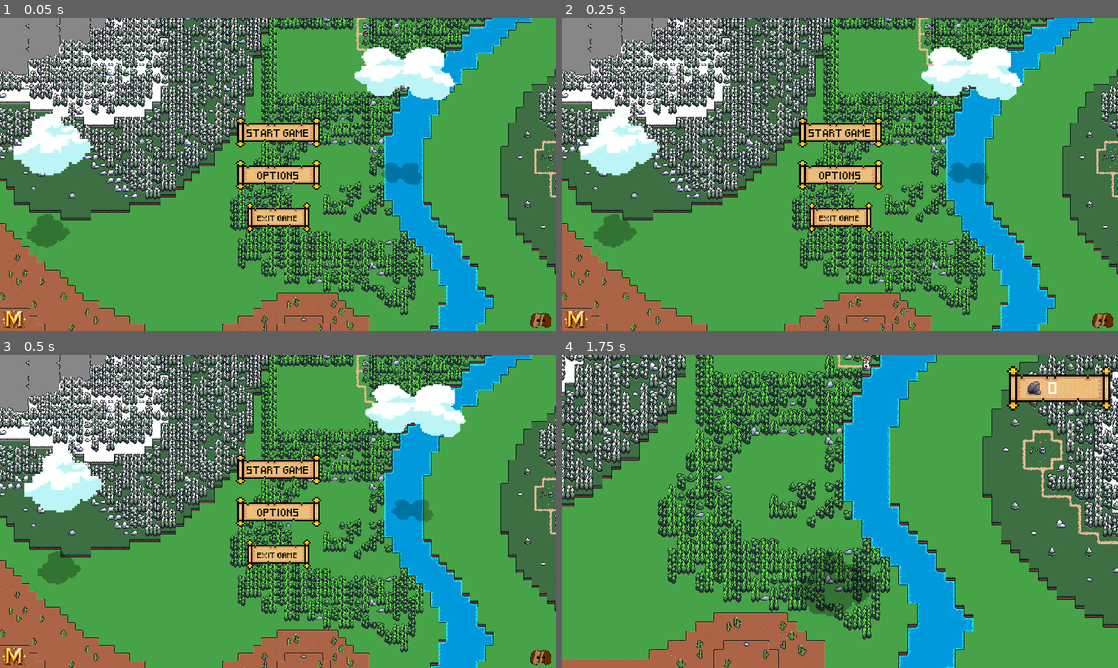
Above: before the commit, frames 1-4 (two rows, left to right).
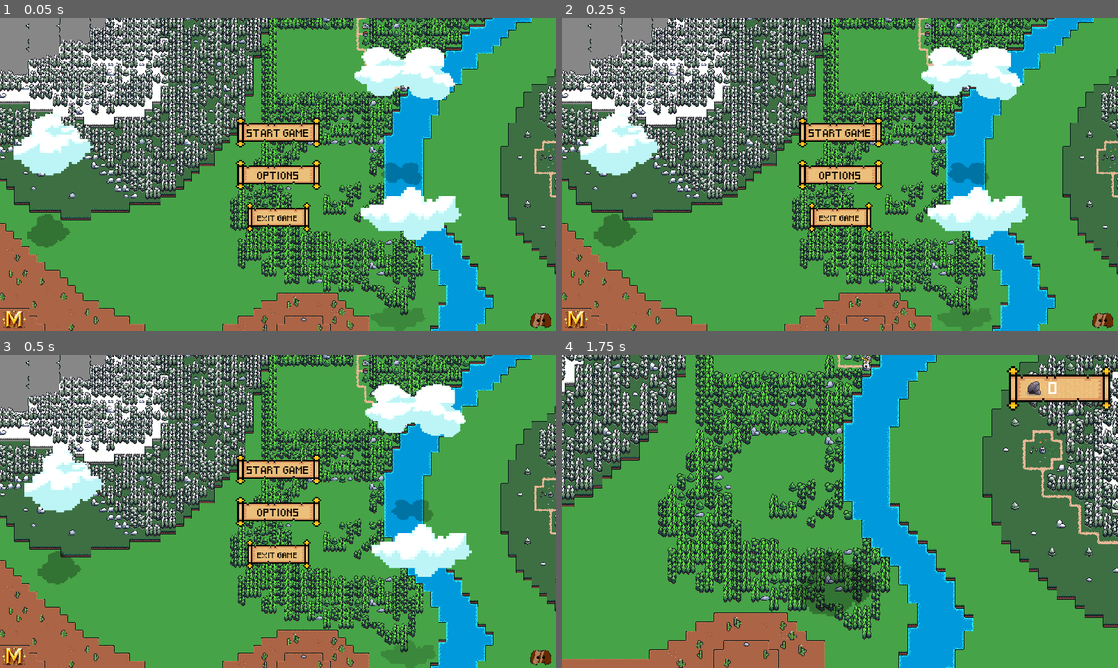
Above: after the commit, the same moments.

Repository: YasinEled/JocMineralRushProjecte
Game: Godot game, scene res://ESCENAS/OPTIONS/GLOBAL/menu.tscn
Two runs of this game, one before a commit and one after it. Both use one fixed random seed, a clock stepped at 60 frames per second and the inputs below.
Inputs (mouse positions are in pixels of both pictures, inside the frame that each line leads up to):
- Up to frame 1 (0.05 s): no input
- Up to frame 2 (0.25 s): no input
- Up to frame 3 (0.5 s): no input
- Up to frame 4 (1.75 s): click "START GAME" at 0.5 s; tap Enter at 1.25 s; move the mouse to (962, 495) at 1.27 s; hold D (move_right) from 1.28 s (still down); click (962, 495) at 1.42 s

The runs differ from the first frame. In frame 1, 2.3% of the frame differs, in the area x 64-83%, y 54-100%; in frame 2, 2.3%; in frame 3, 2.3%, in the area x 66-85%, y 54-100%; in frame 4, nothing differs.

Commit message:
n

Diff:
--- a/mineralrush/ESCENAS/GAME/game.tscn
+++ b/mineralrush/ESCENAS/GAME/game.tscn
@@ -15,13 +15,6 @@
 
 [node name="Node2D" type="Node2D"]
 script = ExtResource("1_btuxk")
-
-[node name="Map" parent="." instance=ExtResource("2_jkggi")]
-
-[node name="Camera2D" type="Camera2D" parent="."]
-position = Vector2(701, 395)
-script = ExtResource("1_tcwm6")
-
 
 [node name="Map" parent="." instance=ExtResource("2_jkggi")]
 
@@ -56,6 +49,12 @@
 texture = ExtResource("9_mf8q5")
 script = ExtResource("6_bb44e")
 
+[node name="Camera2D" type="Camera2D" parent="."]
+position = Vector2(701, 395)
+script = ExtResource("1_tcwm6")
+
+[node name="Map2" parent="." instance=ExtResource("2_jkggi")]
+
 [node name="AudioStreamPlayer2D" type="AudioStreamPlayer2D" parent="."]
 stream = ExtResource("4_p8kbp")
 autoplay = true
--- a/mineralrush/ESCENAS/OPTIONS/GLOBAL/menu.tscn
+++ b/mineralrush/ESCENAS/OPTIONS/GLOBAL/menu.tscn
@@ -151,6 +151,18 @@
 [node name="MENU-OPTIONS" parent="Map" instance=ExtResource("7_o77sj")]
 visible = false
 
+[node name="cloud5" type="Sprite2D" parent="Map"]
+position = Vector2(849, 405)
+scale = Vector2(0.193465, 0.101591)
+texture = ExtResource("6_ro1j2")
+script = ExtResource("4_v0m5v")
+
+[node name="shadowCloud3" type="Sprite2D" parent="Map/cloud5"]
+modulate = Color(0, 0, 0, 0.172549)
+position = Vector2(-139.56, 2116.32)
+scale = Vector2(0.551484, 0.533389)
+texture = ExtResource("6_ro1j2")
+
 [node name="AudioStreamPlayer2D" type="AudioStreamPlayer2D" parent="."]
 stream = ExtResource("8_ad4hc")
 autoplay = true
